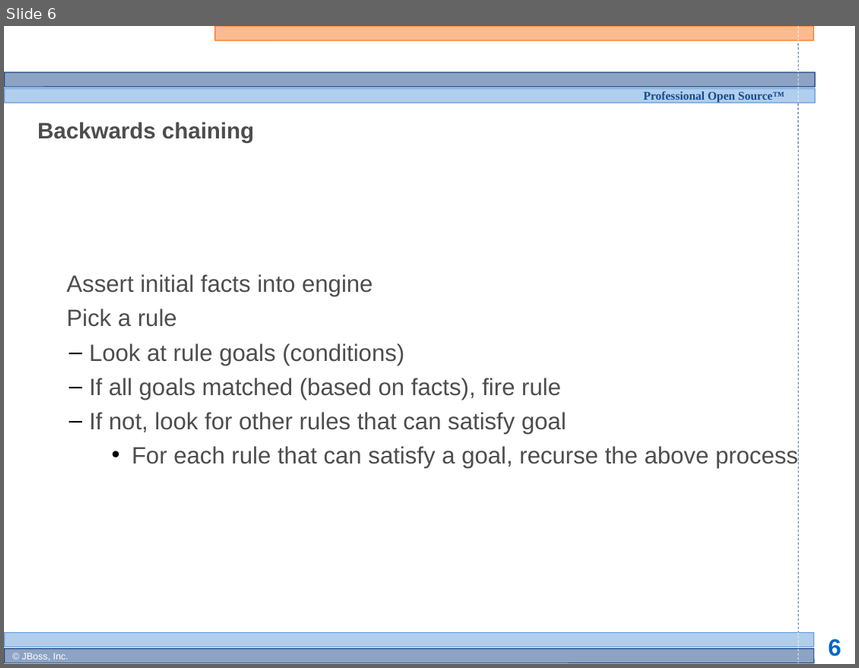
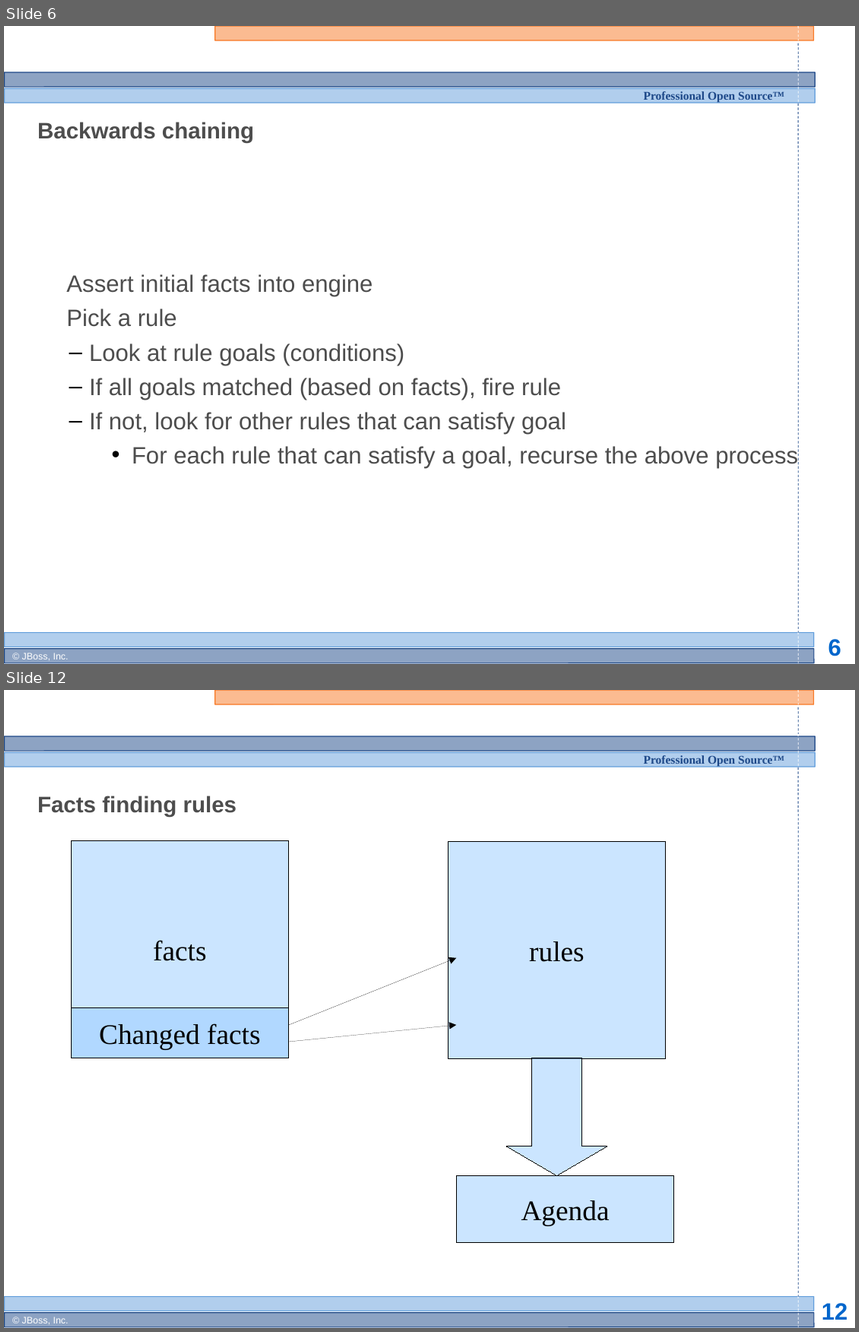
Before and after one commit to bobmcwhirter/drools, a slide deck: documentation/training/developers-course/Module 3 - Rule Engine Concepts 1.odp. Shown one above the other, each under a label of ours: slide 6 before the commit, slides 6 and 12 after it; the slides between them are not shown. The pictures are 859x668 and 859x1332 pixels, drawn with LibreOffice and Linux fonts; fonts in the diff are those of the drawing; background and template pictures are left out. Boxes give left, top, right and bottom in pixels: in the first picture for what was removed or moved away, otherwise in the second. Text is boxed around its words. In the diff, an @@ line names an element or a change of style, - is before the commit and + after.

```diff
--- a/documentation/training/developers-course/Module 3 - Rule Engine Concepts 1.odp
+++ b/documentation/training/developers-course/Module 3 - Rule Engine Concepts 1.odp
@@ slide 12 added at [4, 690, 855, 1328], background #FFFFFF; not listed: 13 template elements that a slide beside it also shows @@
@@ title added at [37, 796, 237, 817], 19 pt, text #4D4D4D, bold @@
+Facts finding rules
@@ rectangle added at [71, 840, 289, 1059], fill #99CCFF at 50% opacity, outline #000000 0 pt, 24 pt, text #000000 @@
+facts
@@ rectangle added at [449, 841, 666, 1059], fill #99CCFF at 50% opacity, outline #000000 0 pt, 24 pt, text #000000 @@
+rules
@@ arrow added from (289, 1025) to (456, 958), #000000 0 pt @@
@@ rectangle added at [71, 1008, 289, 1059], fill #99CCFF at 50% opacity, outline #000000 0 pt, 24 pt, text #000000 @@
+Changed facts
@@ arrow added from (289, 1042) to (456, 1025), #000000 0 pt @@
@@ down arrow added at [507, 1059, 607, 1176], fill #99CCFF at 50% opacity, outline #000000 0 pt @@
@@ rectangle added at [456, 1176, 674, 1243], fill #99CCFF at 50% opacity, outline #000000 0 pt, 24 pt, text #000000 @@
+Agenda
```
Also in this commit, not shown: 2 slides changed, 3 other slides added, 2 slides removed.
